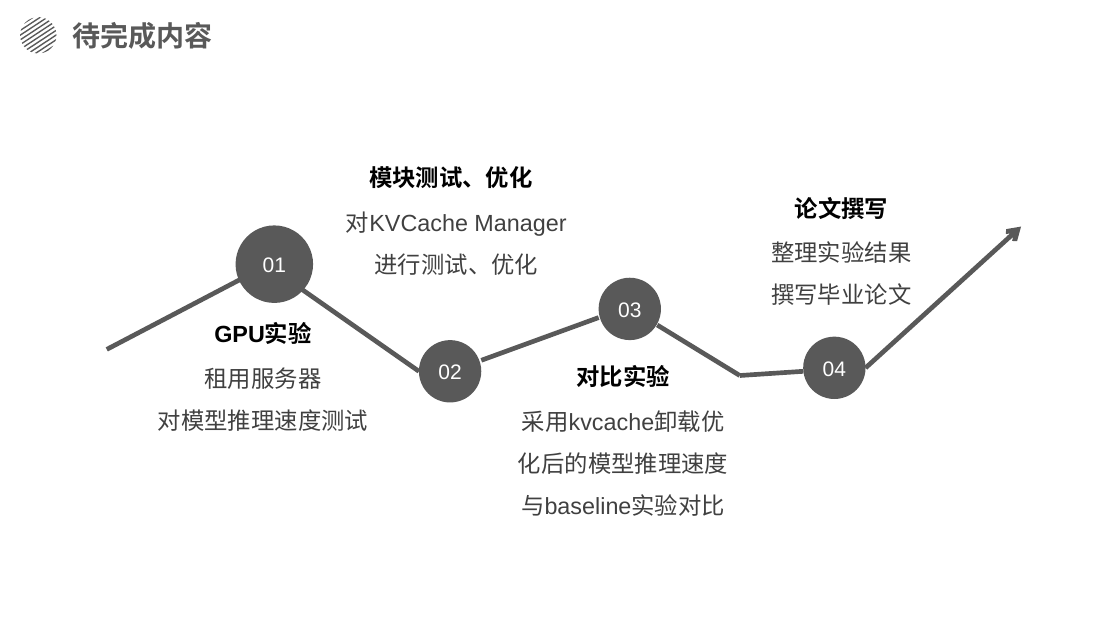
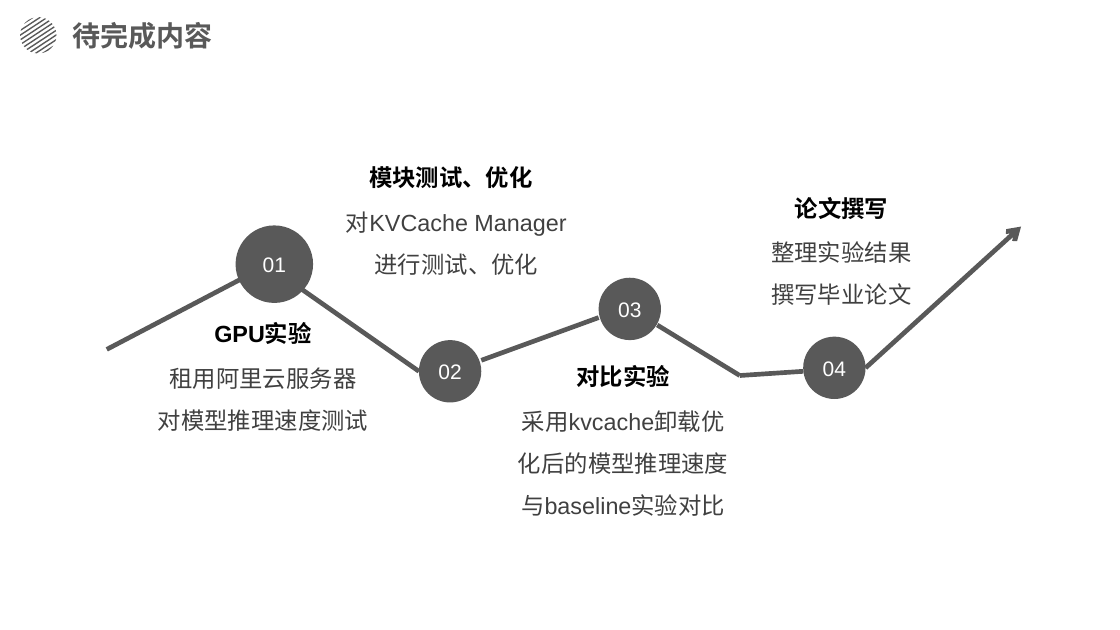
Before and after one commit to PEKKARam/Transformers_Inference_Optimization, a slide deck: slide 11 of 大模型KVcache优化方法研究/中期/《大模型KVCache卸载优化》中期答辩.pptx (slide 12 before the commit). Drawn at 1120x630 pixels with LibreOffice and Linux fonts; fonts in the diff are those of the drawing. Boxes give left, top, right and bottom in pixels: in the first picture for what was removed or moved away, otherwise in the second. Text is boxed around its words. In the diff, an @@ line names an element or a change of style, - is before the commit and + after.

```diff
--- a/大模型KVcache优化方法研究/中期/《大模型KVCache卸载优化》中期答辩.pptx
+++ b/大模型KVcache优化方法研究/中期/《大模型KVCache卸载优化》中期答辩.pptx
@@ text at [169,367,356,389]: text changed @@
-租用服务器
+租用阿里云服务器
```
Also in this commit, not shown: 2 other slides changed, 1 slide removed, 1 other file.
